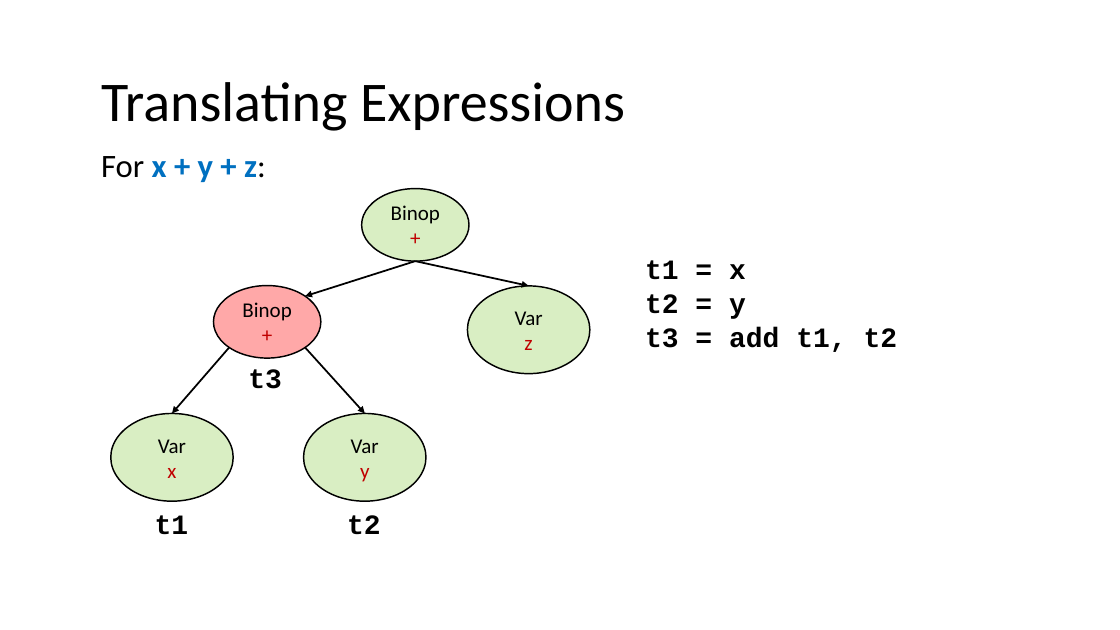
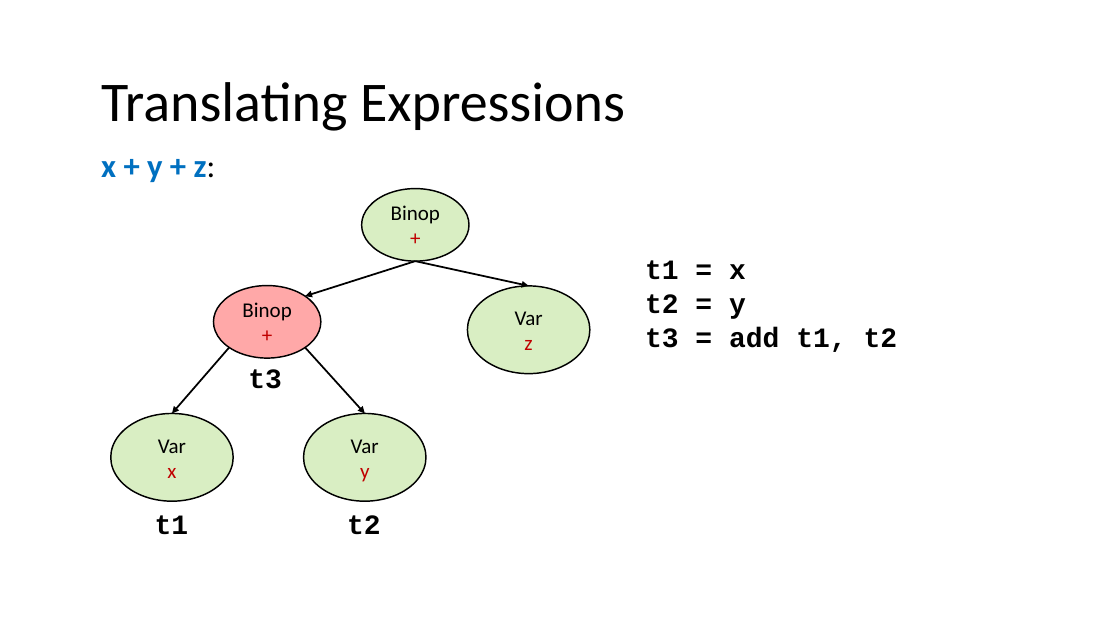
Before and after one commit to nivshani/compilation, a slide deck: slide 20 of slides/IR.pptx. Drawn at 1120x630 pixels with LibreOffice and Linux fonts; fonts in the diff are those of the drawing. Boxes give left, top, right and bottom in pixels: in the first picture for what was removed or moved away, otherwise in the second. Text is boxed around its words. In the diff, an @@ line names an element or a change of style, - is before the commit and + after.

```diff
--- a/slides/IR.pptx
+++ b/slides/IR.pptx
@@ text at [101,161,216,182]: text changed @@
-For x + y + z:
+x + y + z:
```
Also in this commit, not shown: 21 other slides changed, 1 other file.
